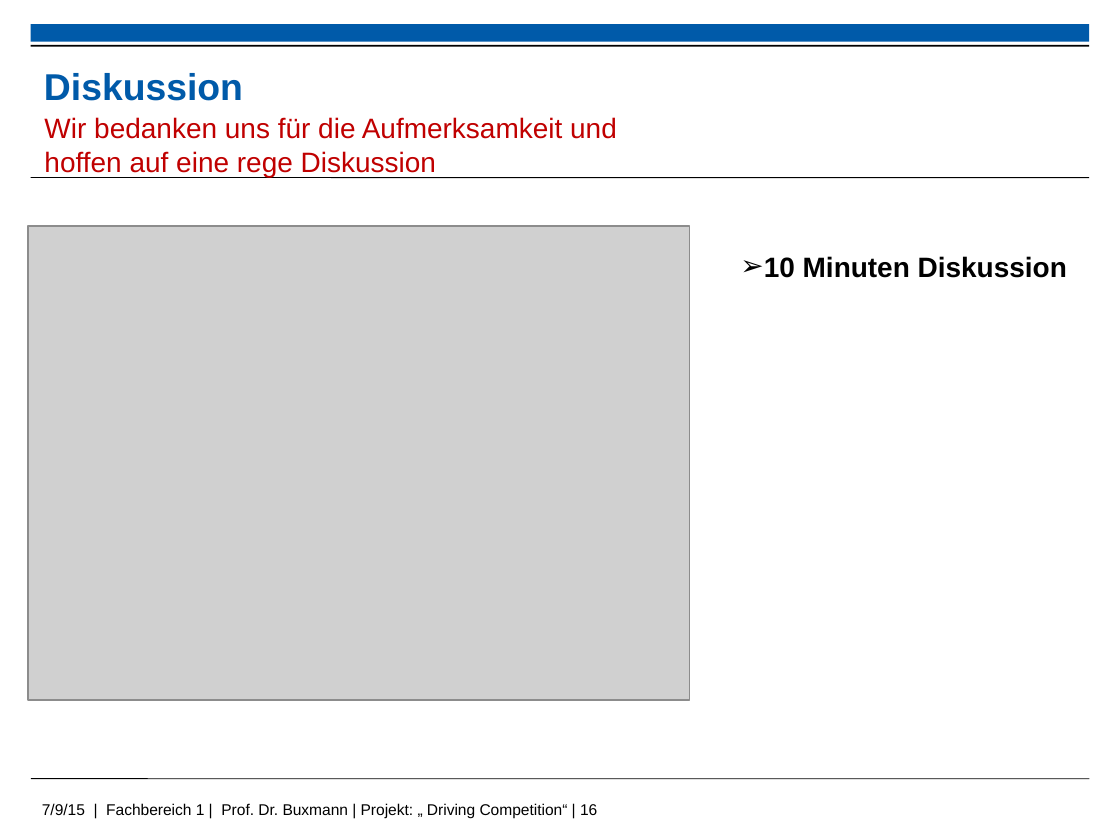
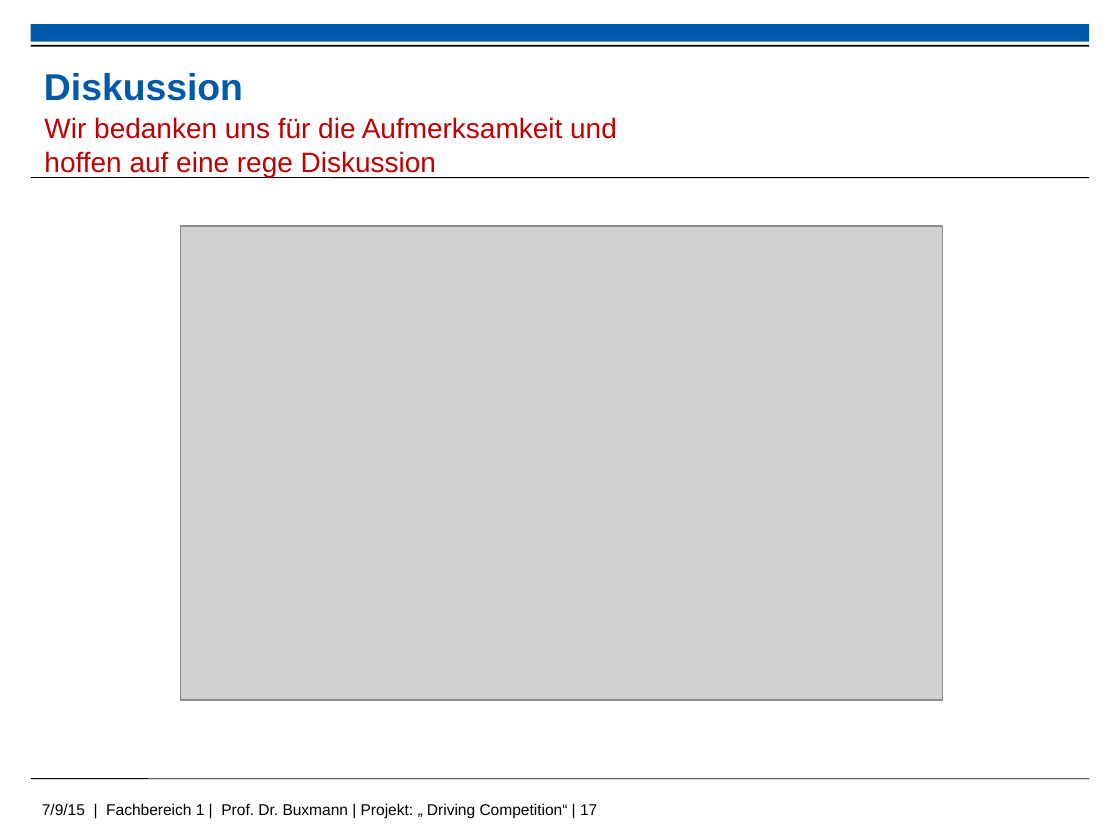
Before and after one commit to kolhagen/drivingcompetition, a slide deck: slide 17 of Big Data - Driving Competition.pptx (slide 16 before the commit). Drawn at 1120x840 pixels with LibreOffice and Linux fonts; fonts in the diff are those of the drawing; grey boxes stand for pictures; background and template pictures are left out. Boxes give left, top, right and bottom in pixels: in the first picture for what was removed or moved away, otherwise in the second. Text is boxed around its words. In the diff, an @@ line names an element or a change of style, - is before the commit and + after.

```diff
--- a/Big Data - Driving Competition.pptx
+++ b/Big Data - Driving Competition.pptx
@@ picture resized from (x1=28, y1=226, x2=690, y2=700) to (x1=180, y1=226, x2=942, y2=700) @@
@@ text removed at (x1=764, y1=256, x2=1067, y2=278) @@
-➢ 10 Minuten Diskussion
@@ text at (x1=42, y1=803, x2=597, y2=819): text changed @@
-7/9/15 | Fachbereich 1 | Prof. Dr. Buxmann | Projekt: „ Driving Competition“ | 16
+7/9/15 | Fachbereich 1 | Prof. Dr. Buxmann | Projekt: „ Driving Competition“ | 17
```
Also in this commit, not shown: 1 slide added.
